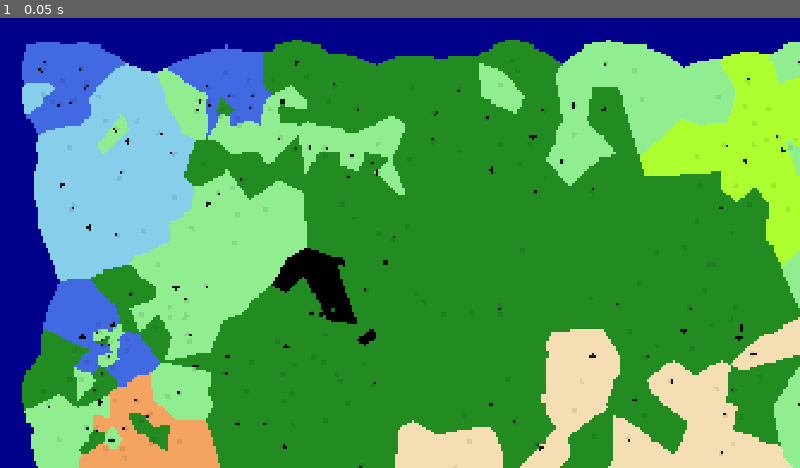
Above: before the commit, frame 1.
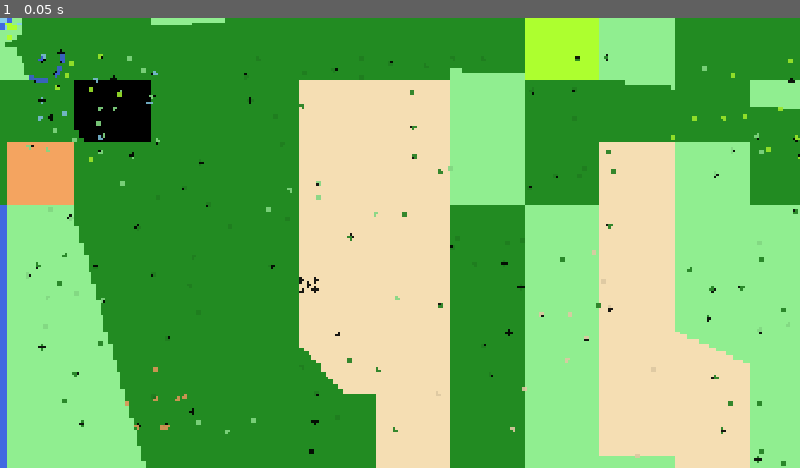
Above: after the commit, the same moment.

Repository: NathanBerglas/ROR-Testing
Game: Godot game, scene res://scenes/BiomeGen/BiomeGen.tscn
Two runs of this game, one before a commit and one after it. Both use one fixed random seed, a clock stepped at 60 frames per second and the inputs below. This scene is started directly instead of the project's main scene.
Inputs:
- Up to frame 1 (0.05 s): no input

The runs differ from the first frame. In frame 1, 76% of the frame differs, in the area x 0-100%, y 0-100%.

Commit message:
Edited biome gen to prepare for conversion from rec grid to hex

Diff:
--- a/project.godot
+++ b/project.godot
@@ -12,7 +12,7 @@
 
 config/name="ROR Testing"
 run/main_scene="uid://cqyjg1x55n0jr"
-config/features=PackedStringArray("4.5", "Forward Plus")
+config/features=PackedStringArray("4.4", "Forward Plus")
 boot_splash/image="uid://bts1p38b5qivq"
 config/icon="res://assets/icon.svg"
 
--- a/scenes/BiomeGen/BiomeGen.tscn
+++ b/scenes/BiomeGen/BiomeGen.tscn
@@ -1,13 +1,11 @@
 [gd_scene load_steps=4 format=3 uid="uid://c55deqr6361v3"]
 
-[ext_resource type="Script" uid="uid://dojmlj5x4nvxm" path="res://scripts/BiomeGen/NatesBiomeGen.gd" id="1_l40ff"]
+[ext_resource type="Script" uid="uid://dojmlj5x4nvxm" path="res://scripts/BiomeGen/biomeGen.gd" id="1_l40ff"]
 [ext_resource type="JSON" path="res://balancing/gen.json" id="2_5j2y8"]
 [ext_resource type="PackedScene" uid="uid://b8mu8fyo5b0e8" path="res://scenes/prefabs/target.tscn" id="3_o40gx"]
 
 [node name="Biome Gen" type="Node2D"]
 script = ExtResource("1_l40ff")
-COLS = 300
-BORDER_RESOLUTION = 150
 gen_data = ExtResource("2_5j2y8")
 target = ExtResource("3_o40gx")
 
--- a/scripts/BiomeGen/NatesBiomeGen.gd
+++ b/scripts/BiomeGen/biomeGen.gd
@@ -1,21 +1,20 @@
 extends Node2D
 
 # Main Area
-@export var SCREEN_RESOLUTION: Vector2i = Vector2i(1920,1080)
-@export var COLS: int = 192
-var PIXELS_PER_TILE: int
+#@export var SCREEN_RESOLUTION: Vector2i = Vector2i(1920,1080)
+#@export var COLS: int = 192
+#var PIXELS_PER_TILE: int
 
 # Map Area
-@export var BORDER_RESOLUTION: int = 100
-var MAP_RESOLUTION: Vector2i
-var MAP_COLS: int
-var MAP_ROWS: int
+@export var BORDER_RESOLUTION: int = 10
+@export var PIXELS_PER_TILE: int = 10
+var MAP_RESOLUTION: Vector2i = Vector2i(192, 108)
 
 # Gen Data
 @export var gen_data: JSON
 
 #Hardcode
-@export var origin_radius = 100*100 # Squared
+@export var origin_radius = 10*10 # Squared
 @export var biome_colours: Array[Color] = [Color.BLACK, Color.GREEN_YELLOW, Color.SKY_BLUE, Color.SANDY_BROWN, Color.WHEAT, Color.FOREST_GREEN, Color.LIGHT_GREEN, Color.ROYAL_BLUE]
 
 # Debugging
@@ -26,25 +25,33 @@
 const max_poisson_attempts_2d: int = 100
 const sphere_packing_constant: float = 0.7
 
+func point_chunk_print(point_chunk) -> void:
+	var chunk_array = point_chunk[1]
+	var chunk_dim = point_chunk[2]
+	for col in chunk_dim[0]:
+		for row in chunk_dim[1]:
+			print("Chunk (",col, ", ", row, ")")
+			print(chunk_array[col-1][row-1])
+
 func _ready() -> void:
 	var previous_time = Time.get_ticks_msec()
 	var ellapsed = 0
 	# Main Area
-	PIXELS_PER_TILE = int(SCREEN_RESOLUTION.x / COLS)
+	#PIXELS_PER_TILE = int(SCREEN_RESOLUTION.x / COLS)
 
 	# Map Area
-	MAP_RESOLUTION = Vector2i(SCREEN_RESOLUTION.x + BORDER_RESOLUTION, SCREEN_RESOLUTION.y + 2 * BORDER_RESOLUTION)
-	MAP_COLS = MAP_RESOLUTION.x / PIXELS_PER_TILE
-	MAP_ROWS = MAP_RESOLUTION.y / PIXELS_PER_TILE
+	#MAP_RESOLUTION = Vector2i(SCREEN_RESOLUTION.x + BORDER_RESOLUTION, SCREEN_RESOLUTION.y + 2 * BORDER_RESOLUTION)
+	#MAP_RESOLUTION.x = MAP_RESOLUTION.x / PIXELS_PER_TILE
+	#MAP_RESOLUTION.y = MAP_RESOLUTION.y / PIXELS_PER_TILE
 	# Generate Mesh
 	var data = get_data()
 	ellapsed = Time.get_ticks_msec() - previous_time
 	previous_time = Time.get_ticks_msec()
-	#print("Data gotten: ", ellapsed)
+	print("Data gotten: ", ellapsed)
 	var total_point_chunk = _generate_points(data[0], data[1], data[2], data[3], data[4], data[5], data[6])
 	ellapsed = Time.get_ticks_msec() - previous_time
 	previous_time = Time.get_ticks_msec()
-	#print("Blue points generated: ", ellapsed)
+	print("Blue points generated: ", ellapsed)
 	var red_point_chunk = _generate_points(data[0], data[1], data[2], data[3], data[4], data[5], data[6])
 	for pr: Vector3 in red_point_chunk[0]:
 		pr.x = MAP_RESOLUTION.x + (MAP_RESOLUTION.x - pr.x)
@@ -61,11 +68,13 @@
 	previous_time = Time.get_ticks_msec()
 	print("Mesh generated: ", ellapsed)
 	_show_points(total_point_chunk[0])
+	point_chunk_print(total_point_chunk)
+	print("DONE!")
 
 func _show_points(points: PackedVector3Array):
 	for p in points:
 		var instance = target.instantiate()
-		instance.global_position = Vector2(p.x,p.y)
+		instance.global_position = Vector2(p.x, p.y) * PIXELS_PER_TILE
 		instance.modulate = biome_colours[p.z] * 0.9
 		add_child(instance)
 
@@ -163,7 +172,7 @@
 		sizes.append(feature["sizes"])  # already an Array
 
 	# Scaled based on desired resolution
-	var scaling_factor: Vector2 = Vector2(SCREEN_RESOLUTION.x / gen_screen_resolution.x, SCREEN_RESOLUTION.y / gen_screen_resolution.y)
+	var scaling_factor: Vector2 = Vector2(MAP_RESOLUTION.x / gen_screen_resolution.x, MAP_RESOLUTION.y / gen_screen_resolution.y)
 	for f in sizes.size():
 		for s in sizes[f].size():
 			sizes[f][s] = int(sizes[f][s] * scaling_factor.length())
@@ -179,7 +188,8 @@
 		number_of_features += occurences[f]
 
 	# Return min_distance, features, spawn_area, occurences, gen_depth, sub_occurences, sizes
-	return [sqrt((SCREEN_RESOLUTION.x * SCREEN_RESOLUTION.y) / (number_of_features * PI * sphere_packing_constant)), features, spawn_area, occurences, gen_depth, sub_occurences, sizes]
+	return [sqrt((MAP_RESOLUTION.x * MAP_RESOLUTION.y) / (number_of_features * PI * sphere_packing_constant)), features, spawn_area, occurences, gen_depth, sub_occurences, sizes]
+	#return [sqrt((SCREEN_RESOLUTION.x * SCREEN_RESOLUTION.y) / (number_of_features * PI * sphere_packing_constant)), features, spawn_area, occurences, gen_depth, sub_occurences, sizes]
 
 #Returns [PackedVector3Array, Array[Array], Vector2i]
 func _generate_points(min_distance, features, spawn_area, occurences, gen_depth, sub_occurences, sizes) -> Array:
@@ -189,18 +199,18 @@
 	#var min_distance: float = sqrt((SCREEN_RESOLUTION.x * SCREEN_RESOLUTION.y) / (number_of_features * PI * sphere_packing_constant)) # The minimum distance any two points can be
 	var chunks: Array[Array] # Each point is placed in a chunk. Each chunk is exactly min_distance_x wide starting from min (stretches to max)
 	var chunk_length: float = min_distance / 0.70711  # sqrt(2) * min_distance
-	var chunk_count: Vector2i = Vector2i(2 * int(ceil(MAP_RESOLUTION.x / chunk_length)), int(ceil(MAP_RESOLUTION.y / chunk_length)))
+	var chunk_count: Vector2i = Vector2i(1 + 2 * int(ceil(MAP_RESOLUTION.x / chunk_length)), 1 + int(ceil(MAP_RESOLUTION.y / chunk_length)))
 
 	# Initialize the chunks array
-	for cx: int in chunk_count.x + 1:
+	for cx: int in chunk_count.x:
 		chunks.push_back([])
-		for cy: int in chunk_count.y + 1:
+		for cy: int in chunk_count.y:
 			chunks[cx].push_back([])
 
 	for f in features.size():
+		var top_left: Vector2i = Vector2i(spawn_area[f][0][0], spawn_area[f][0][1])
+		var bottom_right: Vector2i = Vector2i(spawn_area[f][1][0], spawn_area[f][1][1])
 		for occ in occurences[f]:
-			var top_left: Vector2i = Vector2i(spawn_area[f][0][0], spawn_area[f][0][1])
-			var bottom_right: Vector2i = Vector2i(spawn_area[f][1][0], spawn_area[f][1][1])
 			var point: Vector2i = _poisson_dd_2d(top_left, bottom_right, min_distance, chunks)
 			var global_point = point + Vector2i(BORDER_RESOLUTION, BORDER_RESOLUTION)# Shift by the border
 			# Put occurence in points and in chunks
@@ -248,8 +258,8 @@
 	var indices = PackedInt32Array()
 
 	# Generates mesh
-	for row: int in MAP_ROWS:
-		for col: int in MAP_COLS*2:
+	for row: int in MAP_RESOLUTION.y:
+		for col: int in 2*MAP_RESOLUTION.x:
 			var x: int = col * quad_size
 			var y: int = row * quad_size
 
@@ -264,8 +274,8 @@
 			# Calculate the closest feature to this point
 			var closest_feature = Vector2(-1, -1) # distance squared, feature id
 			var current_chunk = Vector2i(
-				int(x / (2 * MAP_RESOLUTION.x / chunk_count.x)),
-				int(y / (MAP_RESOLUTION.y / chunk_count.y)))
+				int(col / (2 * MAP_RESOLUTION.x / chunk_count.x)),
+				int(row / (MAP_RESOLUTION.y / chunk_count.y)))
 			var d_d = 2 # The range of chunks to check (-d_d < chunk < d_dd)
 
 			while closest_feature.x == -1 and d_d < chunk_count.x:
@@ -280,13 +290,15 @@
 									break
 								if ((closest_feature.x == -1) or (distance < closest_feature.x)): # New closest feature
 									closest_feature = Vector2(distance,p.z)
-				d_d += 1
+				if (closest_feature.x == -1):
+					d_d += 1
+					print("D_D must be upped for Col:", col, " and row: ", row)
 
 			# Generate the color for the whole quad
 			var color = biome_colours[closest_feature.y]
-			if (sqrt(closest_feature.x) > (col * PIXELS_PER_TILE) or sqrt(closest_feature.x) > (2 * MAP_RESOLUTION.x - col * PIXELS_PER_TILE)
-			or sqrt(closest_feature.x) > (row * PIXELS_PER_TILE) or sqrt(closest_feature.x) > MAP_RESOLUTION.y - (row * PIXELS_PER_TILE)):
-				color = Color.DARK_BLUE
+			#if (sqrt(closest_feature.x) > (col * PIXELS_PER_TILE) or sqrt(closest_feature.x) > (2 * MAP_RESOLUTION.x - col * PIXELS_PER_TILE)
+			#or sqrt(closest_feature.x) > (row * PIXELS_PER_TILE) or sqrt(closest_feature.x) > MAP_RESOLUTION.y - (row * PIXELS_PER_TILE)):
+			#	color = Color.DARK_BLUE
 
 			colors.append_array([color, color, color, color])
 			# Define two triangles (quad = 2 triangles)
Renamed: scripts/BiomeGen/NatesBiomeGen.gd.uid -> scripts/BiomeGen/biomeGen.gd.uid
